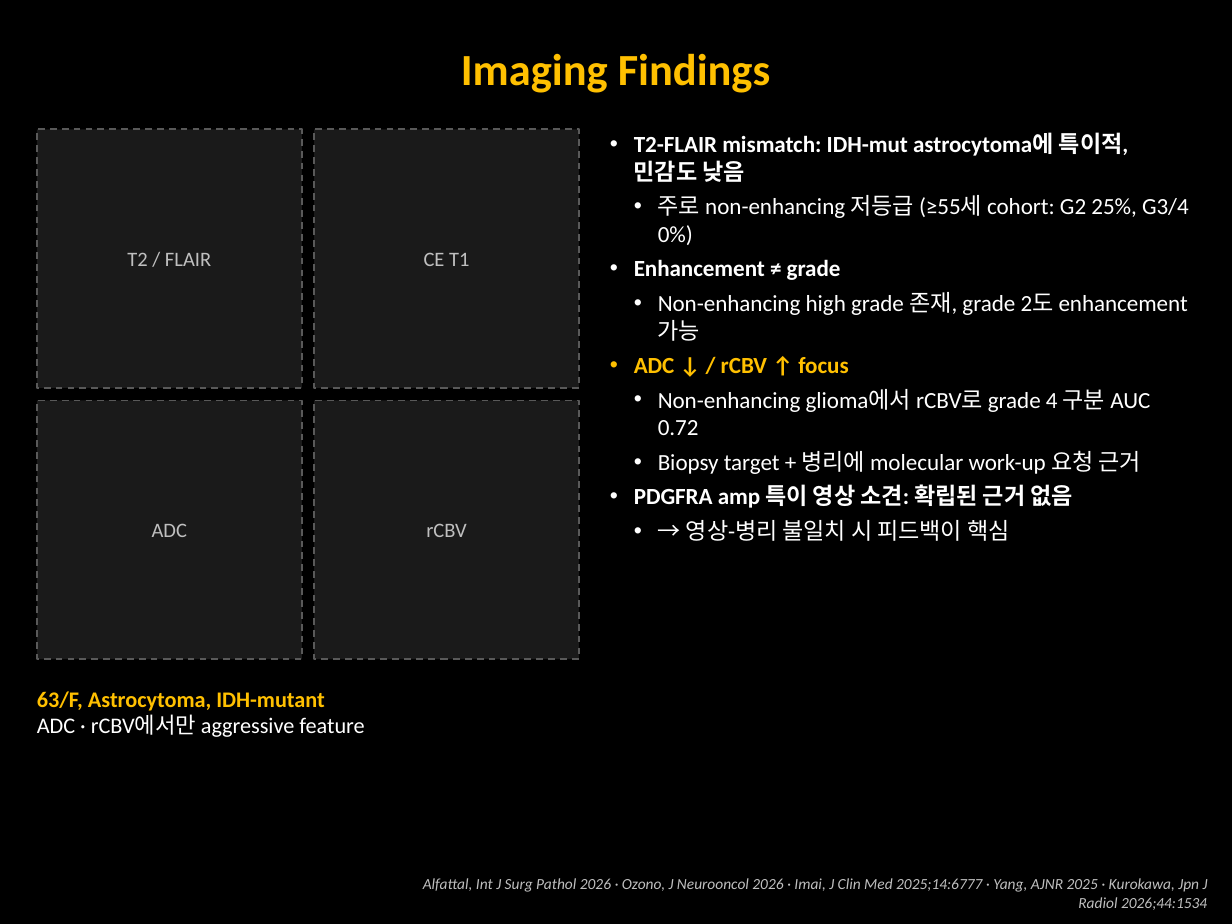
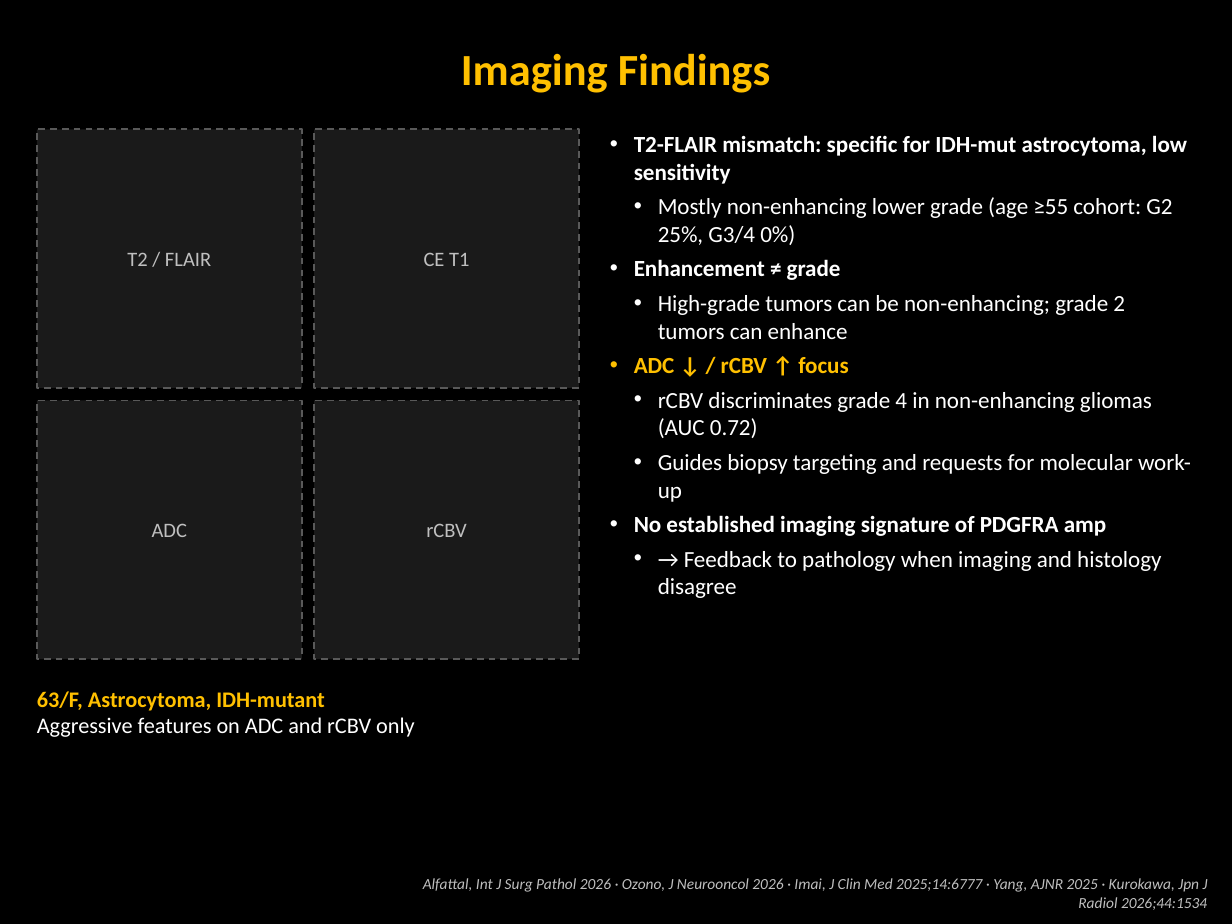
Before and after one commit to KSY-radiology/test-repro, a slide deck: slide 4 of deck/cIMPACT-NOW_update12_disease_review.pptx. Drawn at 1232x924 pixels with LibreOffice and Linux fonts; fonts in the diff are those of the drawing. Boxes give left, top, right and bottom in pixels: in the first picture for what was removed or moved away, otherwise in the second. Text is boxed around its words. In the diff, an @@ line names an element or a change of style, - is before the commit and + after.

```diff
--- a/deck/cIMPACT-NOW_update12_disease_review.pptx
+++ b/deck/cIMPACT-NOW_update12_disease_review.pptx
@@ text at (634, 135, 1187, 245): text changed @@
-• T2-FLAIR mismatch: IDH-mut astrocytoma에 특이적, 민감도 낮음
-  • 주로 non-enhancing 저등급 (≥55세 cohort: G2 25%, G3/4 0%)
+• T2-FLAIR mismatch: specific for IDH-mut astrocytoma, low sensitivity
+  • Mostly non-enhancing lower grade (age ≥55 cohort: G2 25%, G3/4 0%)
@@ text at (658, 295, 1125, 339): text changed @@
-  • Non-enhancing high grade 존재, grade 2도 enhancement 가능
+  • High-grade tumors can be non-enhancing; grade 2 tumors can enhance
@@ text at (634, 392, 1191, 598): text changed @@
-  • Non-enhancing glioma에서 rCBV로 grade 4 구분 AUC 0.72
-  • Biopsy target + 병리에 molecular work-up 요청 근거
-• PDGFRA amp 특이 영상 소견: 확립된 근거 없음
-  • → 영상-병리 불일치 시 피드백이 핵심
+  • rCBV discriminates grade 4 in non-enhancing gliomas (AUC 0.72)
+  • Guides biopsy targeting and requests for molecular work-up
+• No established imaging signature of PDGFRA amp
+  • → Feedback to pathology when imaging and histology disagree
@@ text at (37, 717, 414, 737): text changed @@
-ADC · rCBV에서만 aggressive feature
+Aggressive features on ADC and rCBV only
```
Also in this commit, not shown: 4 other slides changed, 3 other files.
